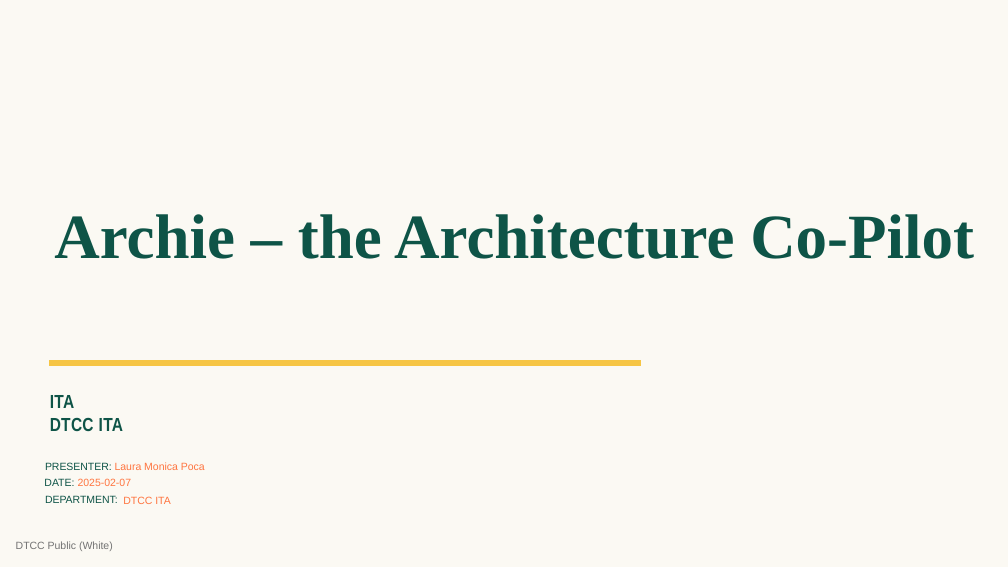
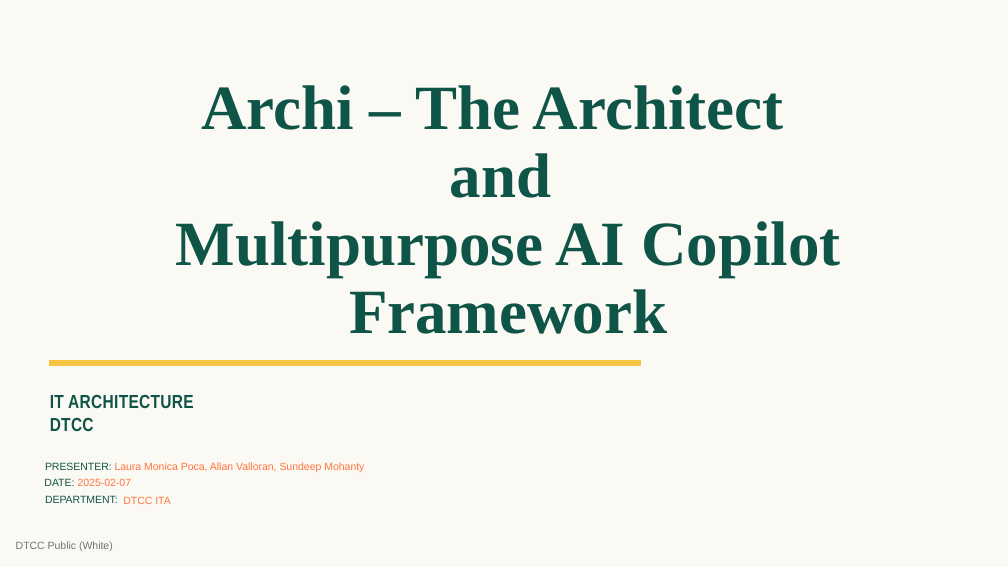
Before and after one commit to finos-labs/dtcch-2025-archie, a slide deck: slide 1 of hackathon_documentation/DTCC-Hackathon-2025-presentation-Archie.pptx. Drawn at 1008x567 pixels with LibreOffice and Linux fonts; fonts in the diff are those of the drawing. Boxes give left, top, right and bottom in pixels: in the first picture for what was removed or moved away, otherwise in the second. Text is boxed around its words. In the diff, an @@ line names an element or a change of style, - is before the commit and + after.

Commit message:
adding video demo for Archie

```diff
--- a/hackathon_documentation/DTCC-Hackathon-2025-presentation-Archie.pptx
+++ b/hackathon_documentation/DTCC-Hackathon-2025-presentation-Archie.pptx
@@ title at [176, 85, 840, 334]: text changed @@
-Archie – the Architecture Co-Pilot
+Archi – The Architect
+and
+Multipurpose AI Copilot Framework
@@ subtitle at [50, 395, 194, 431]: text changed @@
-ITA
-DTCC ITA
+IT ARCHITECTURE
+DTCC
@@ text at [115, 462, 364, 472]: text changed @@
-Laura Monica Poca
+Laura Monica Poca, Allan Valloran, Sundeep Mohanty
```
Also in this commit, not shown: 3 other slides changed, 1 other file.
